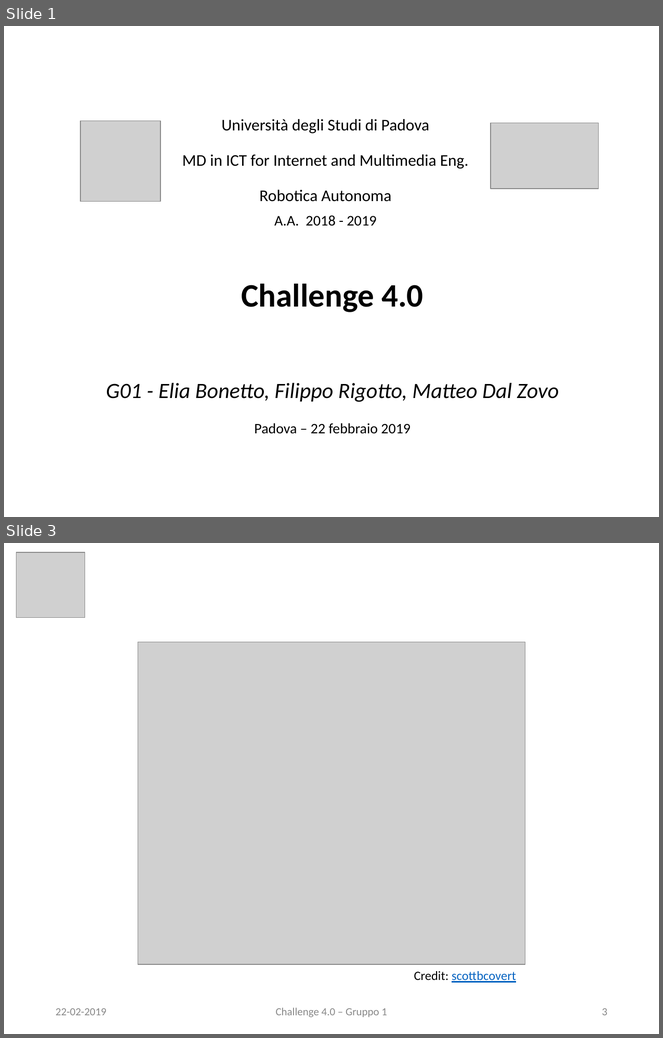
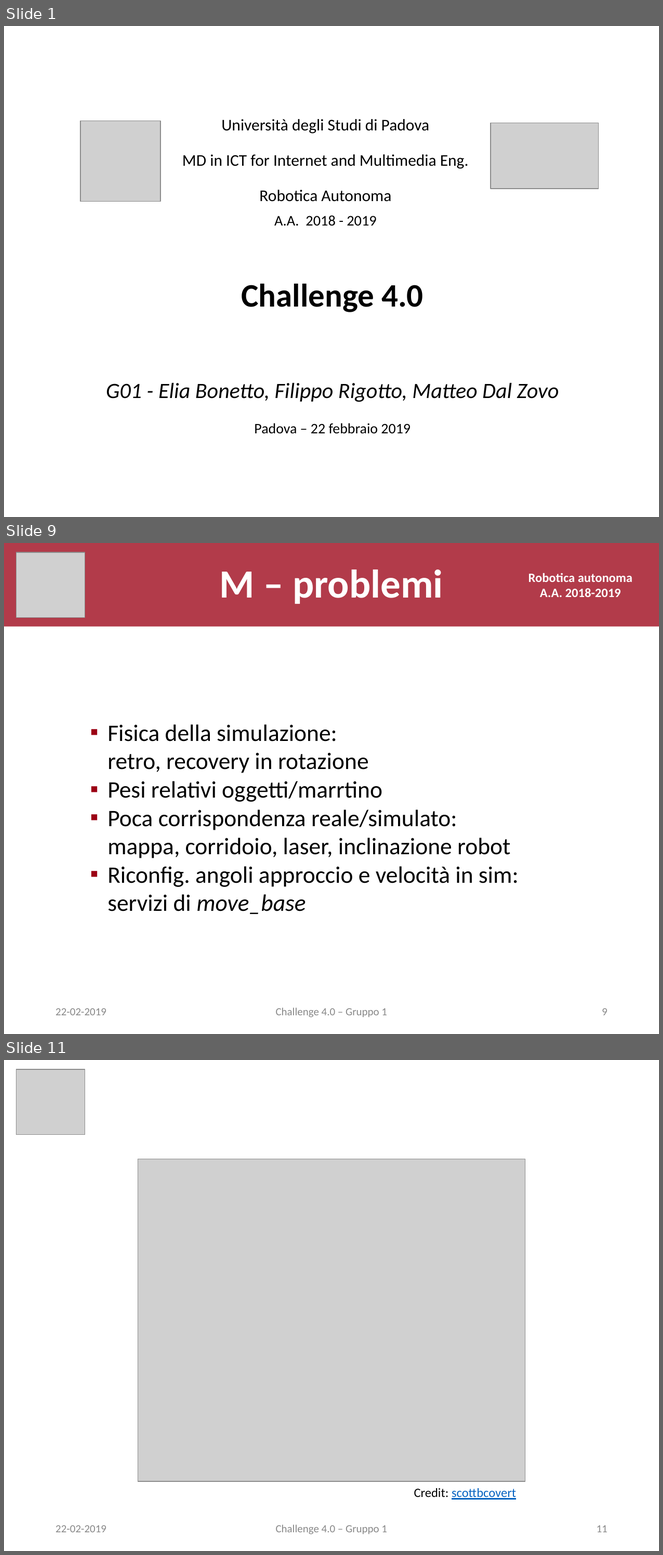
Before and after one commit to eliabntt/Autonomous-Robotics-Cooperation-project, a slide deck: pres.pptx. Shown one above the other, each under a label of ours: slides 1 and 3 before the commit, slides 1, 9 and 11 after it; the slides between them are not shown. The pictures are 663x1038 and 663x1555 pixels, drawn with LibreOffice and Linux fonts; fonts in the diff are those of the drawing; grey boxes stand for pictures. Boxes give left, top, right and bottom in pixels: in the first picture for what was removed or moved away, otherwise in the second. Text is boxed around its words. In the diff, an @@ line names an element or a change of style, - is before the commit and + after.

```diff
--- a/pres.pptx
+++ b/pres.pptx
@@ slide 9 added at (4, 543, 659, 1034), background #FFFFFF @@
@@ title added at (4, 543, 659, 626), fill #9B0014 at 77% opacity, 44 pt, text #FFFFFF, bold @@
+M – problemi
@@ picture added at (16, 552, 85, 617) @@
@@ text added at (529, 573, 633, 597), 14 pt, text #FFFFFF, bold @@
+Robotica autonoma
+A.A. 2018-2019
@@ text added at (107, 724, 519, 914), 26 pt, text #000000 @@
+▪ Fisica della simulazione:
+  retro, recovery in rotazione
+▪ Pesi relativi oggetti/marrtino
+▪ Poca corrispondenza reale/simulato:
+  mappa, corridoio, laser, inclinazione robot
+▪ Riconfig. angoli approccio e velocità in sim:
+  servizi di move_base
@@ text added at (55, 1008, 106, 1016), 12 pt, text #888888 @@
+22-02-2019
@@ text added at (276, 1008, 387, 1018), 12 pt, text #888888 @@
+Challenge 4.0 – Gruppo 1
@@ page number added at (602, 1008, 608, 1016), 12 pt, text #888888 @@
+9
@@ what was slide 3 is now slide 11 @@
@@ page number at (597, 1525, 608, 1533): text changed @@
-3
+11
```
Also in this commit, not shown: 1 slide changed, 7 other slides added, 1 other file.
